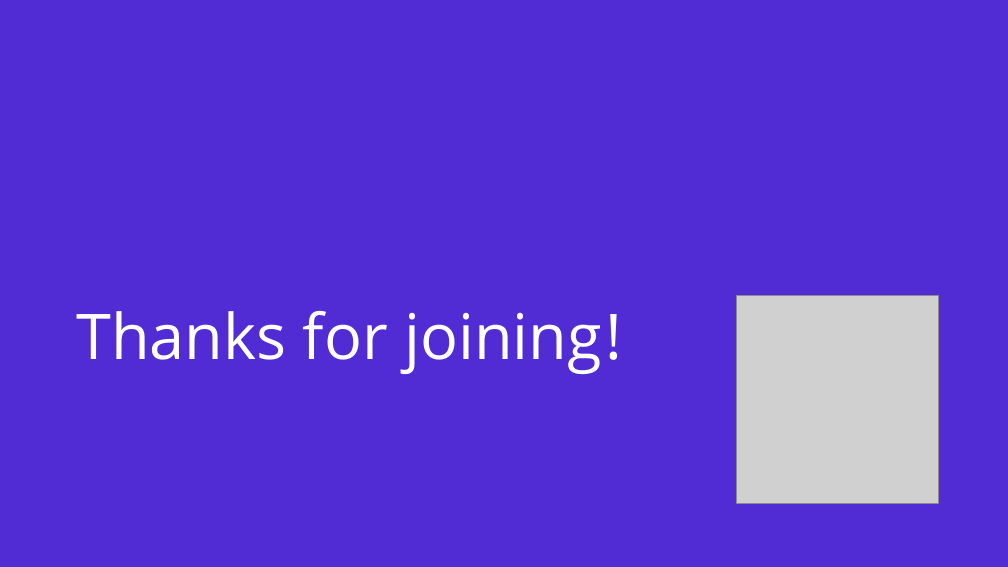
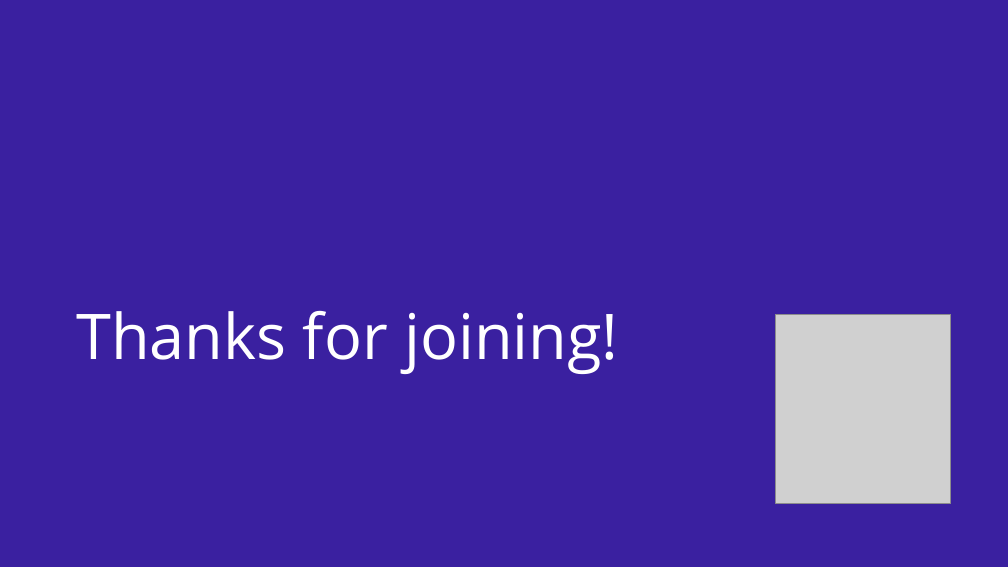
Before and after one commit to dotnet/brand, a slide deck: slide 8 of presentation-template/dotnet-deck-template.odp (slide 9 before the commit). Drawn at 1008x567 pixels with LibreOffice and Linux fonts; fonts in the diff are those of the drawing; grey boxes stand for pictures. Boxes give left, top, right and bottom in pixels: in the first picture for what was removed or moved away, otherwise in the second. Text is boxed around its words. In the diff, an @@ line names an element or a change of style, - is before the commit and + after.

```diff
--- a/presentation-template/dotnet-deck-template.odp
+++ b/presentation-template/dotnet-deck-template.odp
@@ background #512BD3 to #3A20A0 @@
@@ title at (x1=76, y1=311, x2=618, y2=374): spaces changed @@
-Thanks for joining !
+Thanks for joining!
@@ picture resized from (x1=737, y1=296, x2=938, y2=504) to (x1=776, y1=315, x2=951, y2=504) @@
```
Also in this commit, not shown: 4 other slides changed, 9 slides added, 8 slides removed, 7 other files.
